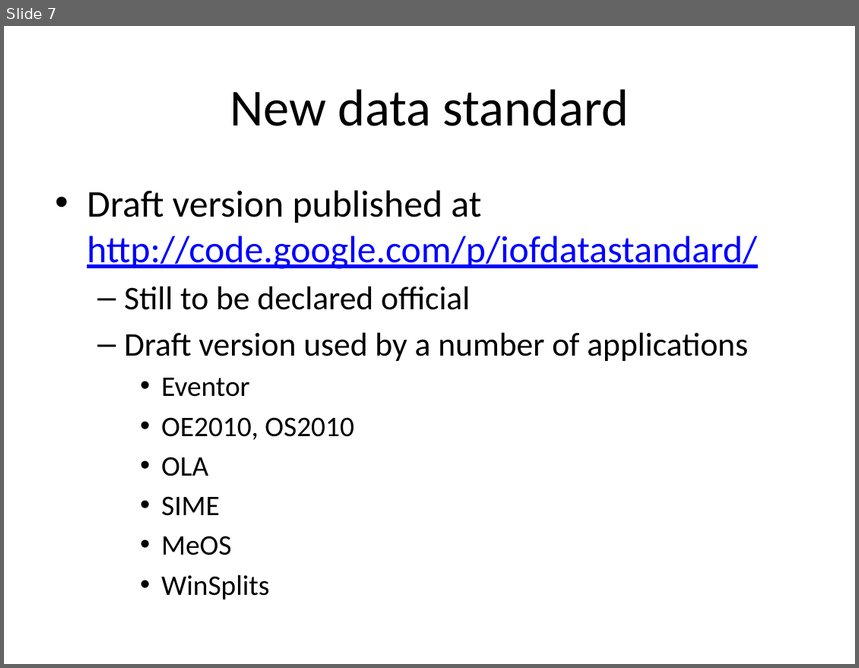
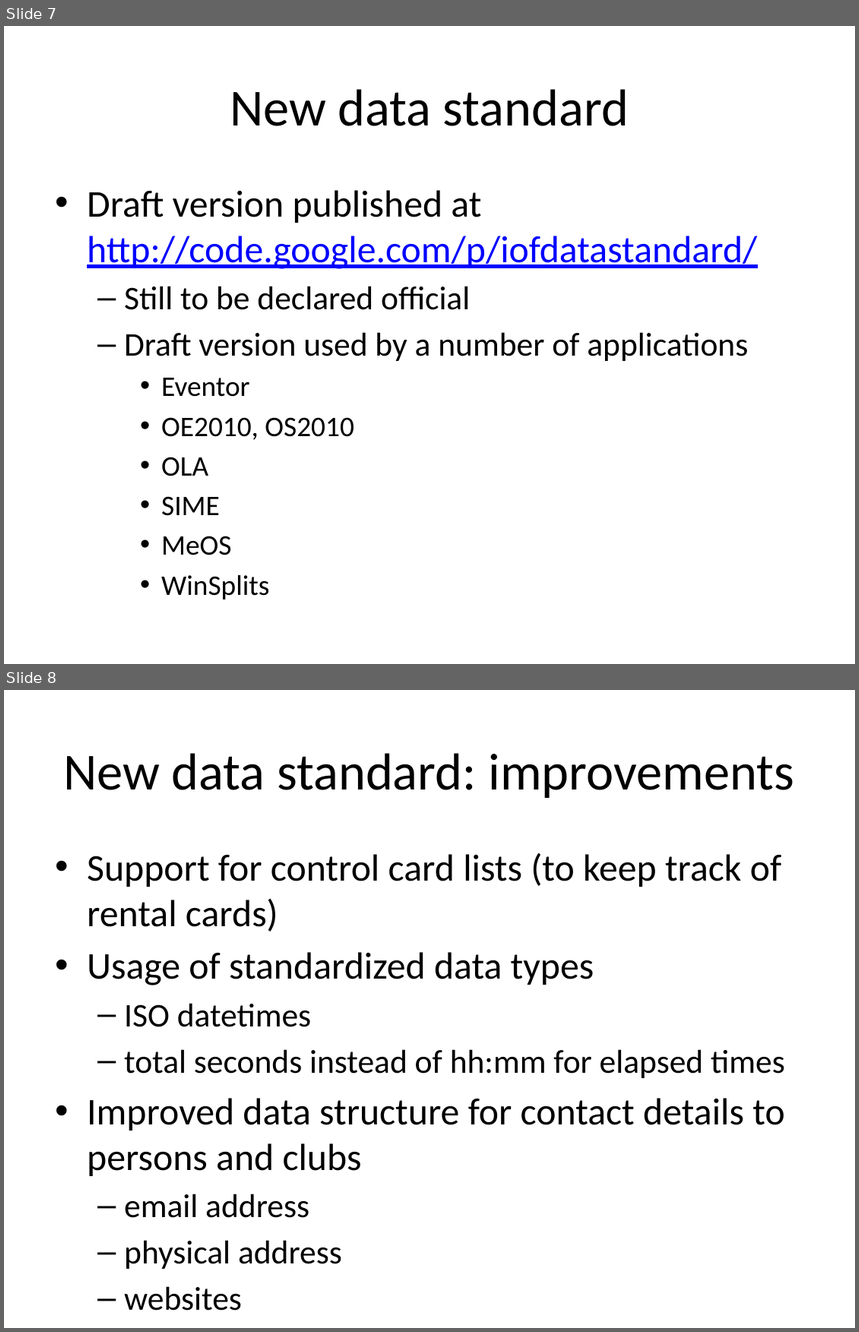
Before and after one commit to hennings/iof-data-standard-v3, a slide deck: Documents/New IOF Data Standard.pptx. Shown one above the other, each under a label of ours: slide 7 before the commit, slides 7 and 8 after it. The pictures are 859x668 and 859x1332 pixels, drawn with LibreOffice and Linux fonts; fonts in the diff are those of the drawing. Boxes give left, top, right and bottom in pixels: in the first picture for what was removed or moved away, otherwise in the second. Text is boxed around its words. In the diff, an @@ line names an element or a change of style, - is before the commit and + after.

```diff
--- a/Documents/New IOF Data Standard.pptx
+++ b/Documents/New IOF Data Standard.pptx
@@ slide 8 added at (x1=4, y1=690, x2=855, y2=1328), background #FFFFFF @@
@@ title added at (x1=64, y1=753, x2=794, y2=798), 44 pt, text #000000 @@
+New data standard: improvements
@@ text added at (x1=87, y1=853, x2=785, y2=1311), 32 pt, text #000000 @@
+• Support for control card lists (to keep track of rental cards)
+• Usage of standardized data types
+  – ISO datetimes
+  – total seconds instead of hh:mm for elapsed times
+• Improved data structure for contact details to persons and clubs
+  – email address
+  – physical address
+  – websites
```
Also in this commit, not shown: 2 slides changed, 4 other slides added, 1 other file.
